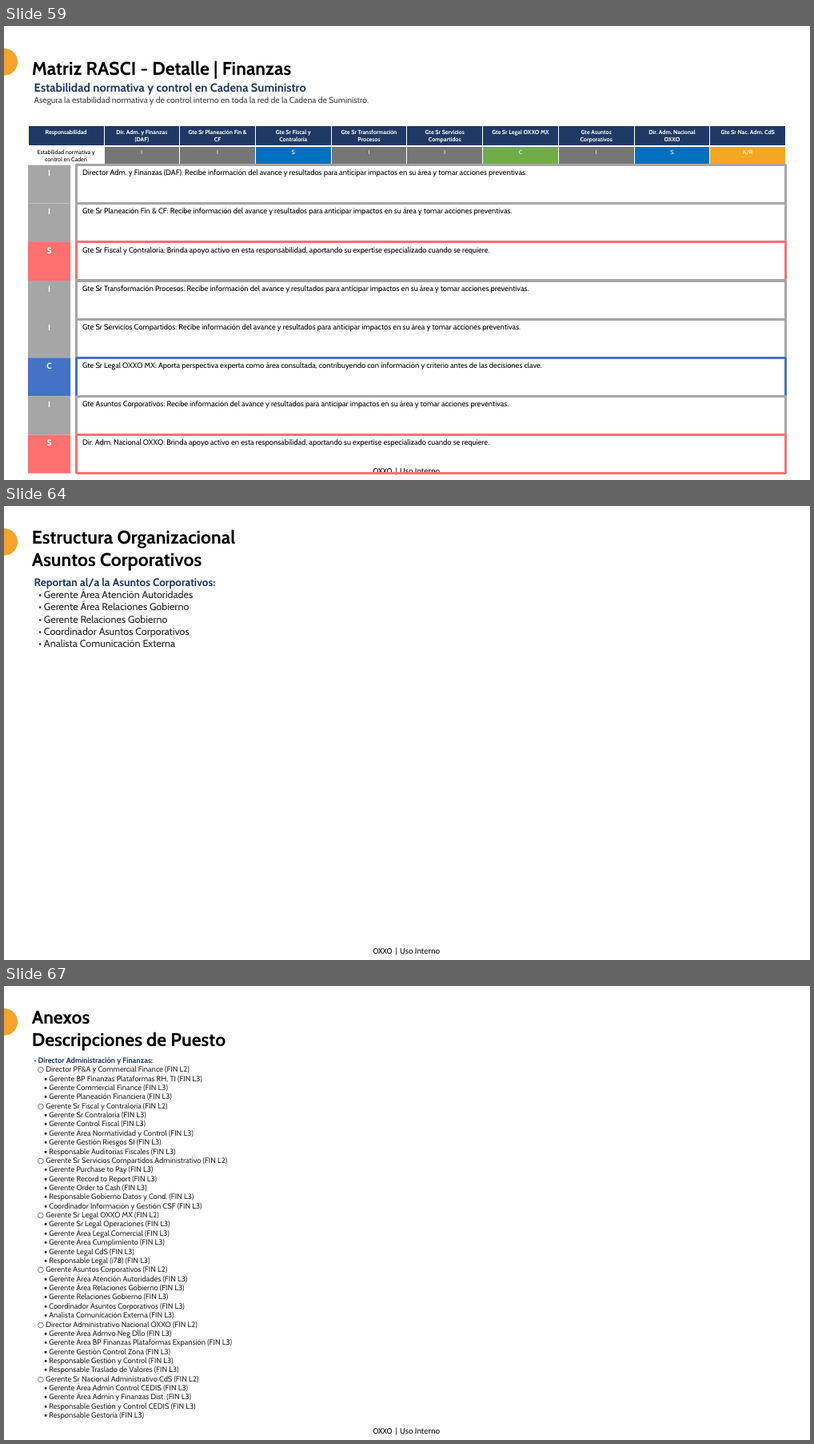
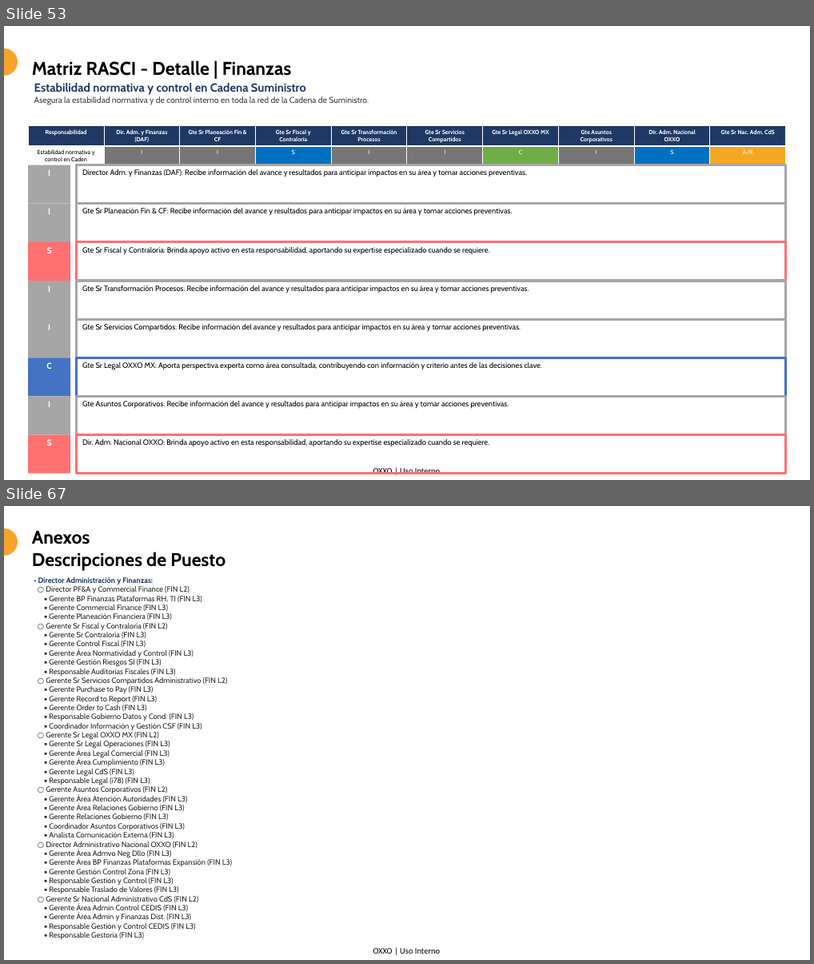
Before and after one commit to Rojast-AI/oxxo, a slide deck: Finanzas/Playbook/Finanzas Playbook.pptx. Shown one above the other, each under a label of ours: slides 59, 64 and 67 before the commit, slides 53 and 67 after it; the slides between them are not shown. The pictures are 814x1444 and 814x964 pixels, drawn with LibreOffice and Linux fonts; fonts in the diff are those of the drawing; background and template pictures are left out. Boxes give left, top, right and bottom in pixels: in the first picture for what was removed or moved away, otherwise in the second. Text is boxed around its words. In the diff, an @@ line names an element or a change of style, - is before the commit and + after.

```diff
--- a/Finanzas/Playbook/Finanzas Playbook.pptx
+++ b/Finanzas/Playbook/Finanzas Playbook.pptx
@@ slide 64 removed at <box>4,506,810,960</box>, background #FFFFFF; not listed: 2 template elements that a slide beside it also shows @@
@@ title removed at <box>32,529,236,571</box> @@
-Estructura Organizacional
-Asuntos Corporativos
@@ text removed at <box>34,577,215,647</box> @@
-Reportan al/a la Asuntos Corporativos:
-• Gerente Área Atención Autoridades
-• Gerente Área Relaciones Gobierno
-• Gerente Relaciones Gobierno
-• Coordinador Asuntos Corporativos
-• Analista Comunicación Externa
@@ what was slide 59 is now slide 53 @@
```
Also in this commit, not shown: 7 slides changed, 7 slides added, 6 other slides removed, 1 other file.
